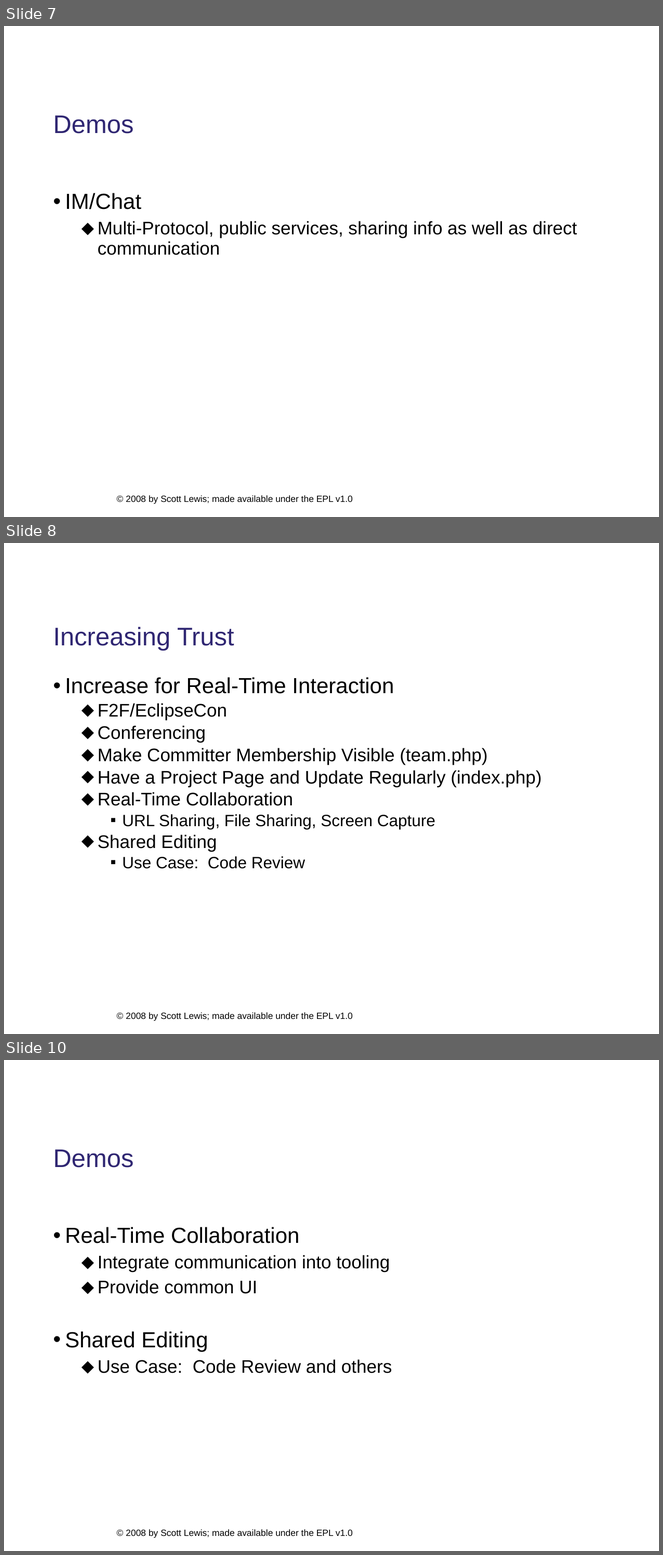
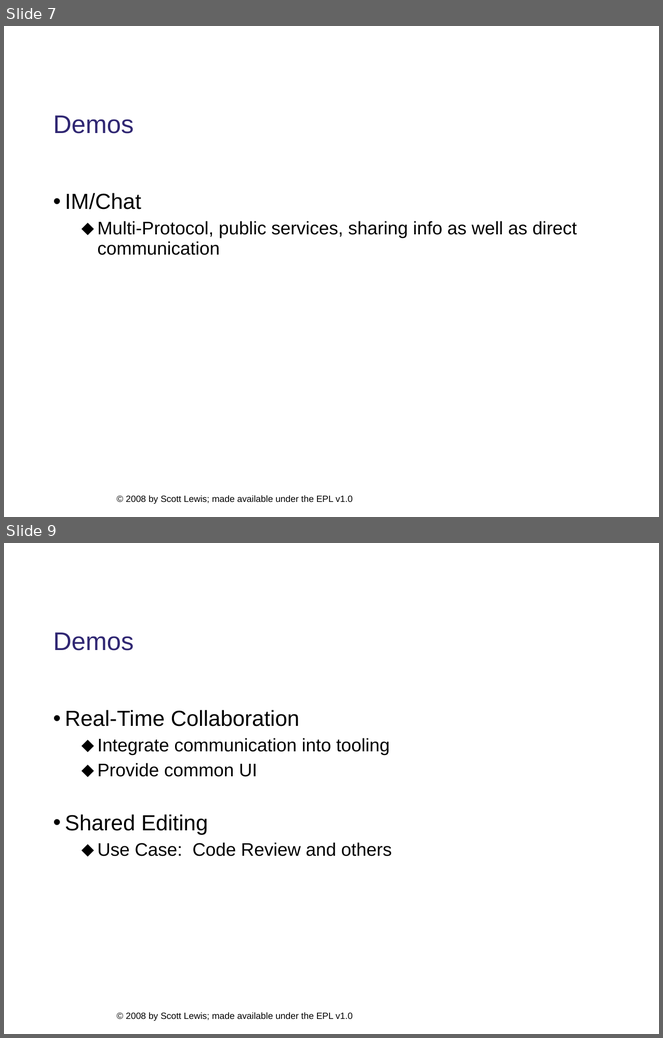
Before and after one commit to eclipse/ecf-website, a slide deck: presentations/eclipsecon2008/longtalk134/ecf_eclipsecon2008_134_DRAFT.ppt. Shown one above the other, each under a label of ours: slides 7, 8 and 10 before the commit, slides 7 and 9 after it; the slides between them are not shown. The pictures are 663x1555 and 663x1038 pixels, drawn with LibreOffice and Linux fonts; fonts in the diff are those of the drawing; background and template pictures are left out. Boxes give left, top, right and bottom in pixels: in the first picture for what was removed or moved away, otherwise in the second. Text is boxed around its words. In the diff, an @@ line names an element or a change of style, - is before the commit and + after.

```diff
--- a/presentations/eclipsecon2008/longtalk134/ecf_eclipsecon2008_134_DRAFT.ppt
+++ b/presentations/eclipsecon2008/longtalk134/ecf_eclipsecon2008_134_DRAFT.ppt
@@ slide 8 removed at (x1=4, y1=543, x2=659, y2=1034), background #FFFFFF; not listed: 1 template element that a slide beside it also shows @@
@@ title removed at (x1=53, y1=627, x2=234, y2=651) @@
-Increasing Trust
@@ text removed at (x1=65, y1=677, x2=542, y2=869) @@
-• Increase for Real-Time Interaction
-  ⬥ F2F/EclipseCon
-  ⬥ Conferencing
-  ⬥ Make Committer Membership Visible (team.php)
-  ⬥ Have a Project Page and Update Regularly (index.php)
-  ⬥ Real-Time Collaboration
-    ▪ URL Sharing, File Sharing, Screen Capture
-  ⬥ Shared Editing
-    ▪ Use Case: Code Review
@@ what was slide 10 is now slide 9 @@
```
Also in this commit, not shown: 11 slides changed, 1 other file.
